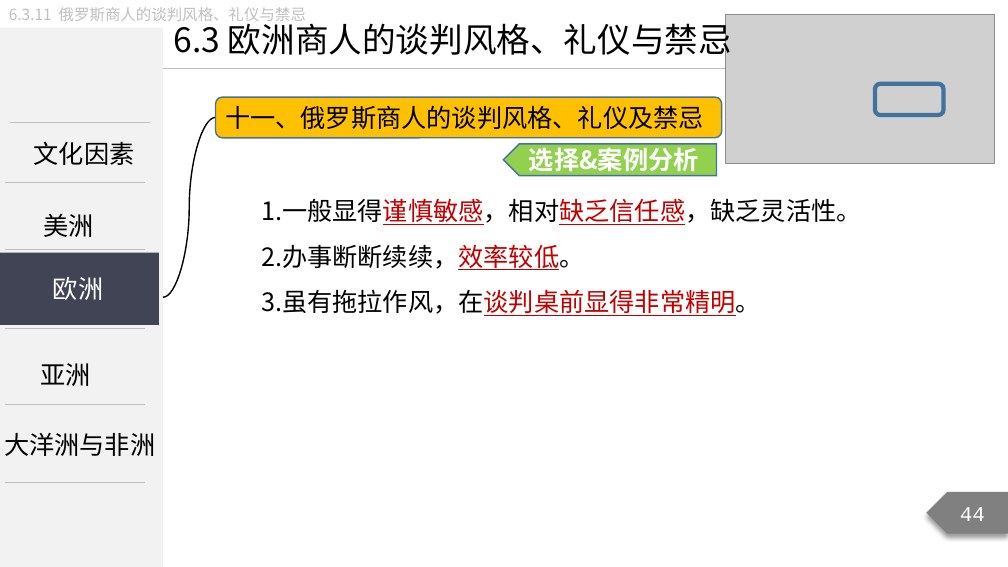
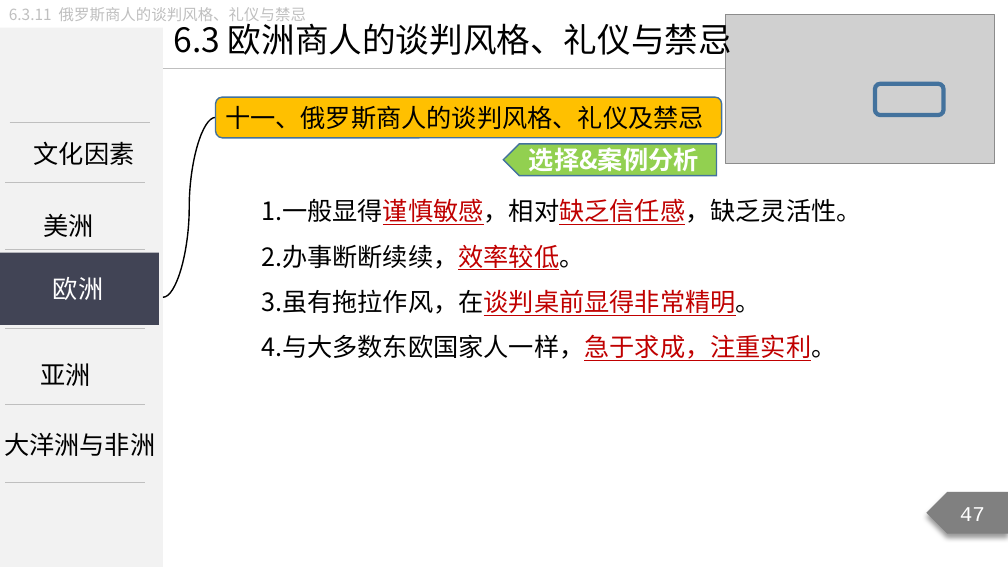
Before and after one commit to Call-me-zhy/tangtang, a slide deck: slide 47 of 3 国际商务谈判/课件/国际商务谈判精讲9.pptx (slide 44 before the commit). Drawn at 1008x567 pixels with LibreOffice and Linux fonts; fonts in the diff are those of the drawing; grey boxes stand for pictures. Boxes give left, top, right and bottom in pixels: in the first picture for what was removed or moved away, otherwise in the second. Text is boxed around its words. In the diff, an @@ line names an element or a change of style, - is before the commit and + after.

```diff
--- a/3 国际商务谈判/课件/国际商务谈判精讲9.pptx
+++ b/3 国际商务谈判/课件/国际商务谈判精讲9.pptx
@@ text at (x1=261, y1=334, x2=836, y2=361): paragraph added @@
+4.与大多数东欧国家人一样，急于求成，注重实利。
@@ page number at (x1=960, y1=507, x2=985, y2=521): text changed @@
-44
+47
```
Also in this commit, not shown: 49 other slides changed, 3 slides added, 1 slide removed, 11 other files.
